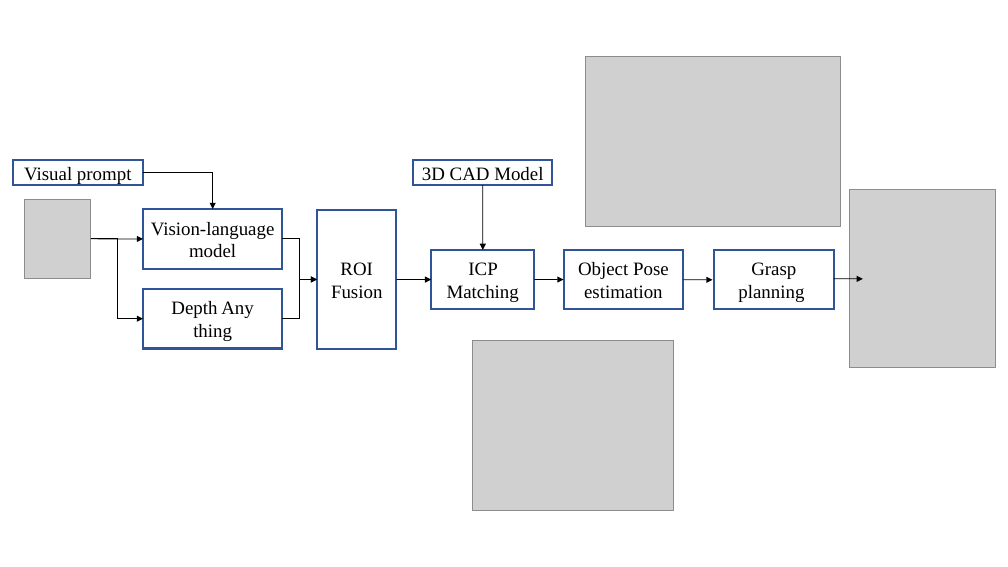
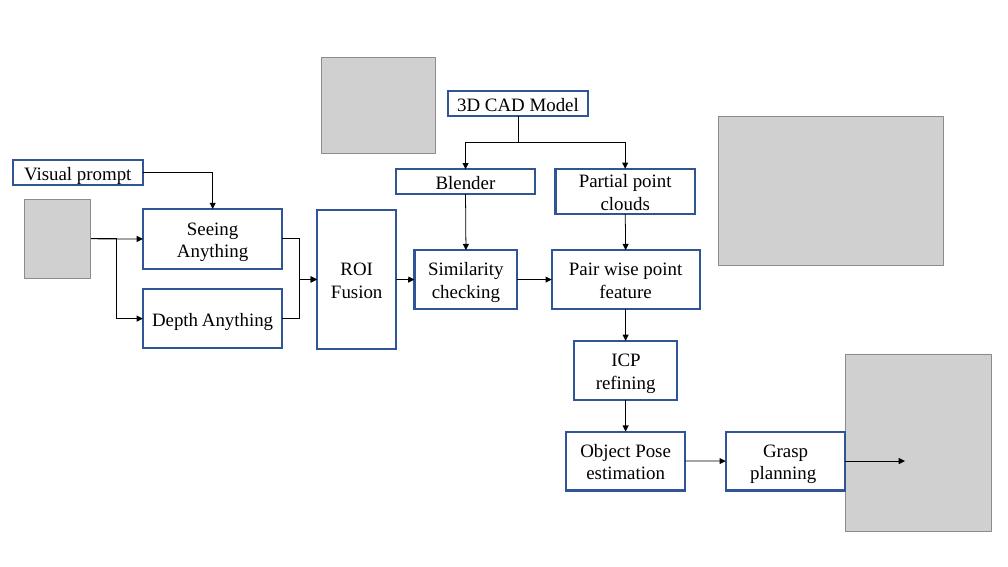
Before and after one commit to ThinhPham24/Pose-Estimation-Digital-Twin, a slide deck: slide 1 of Assets/Presentation1.pptx. Drawn at 1008x567 pixels with LibreOffice and Linux fonts; fonts in the diff are those of the drawing; grey boxes stand for pictures. Boxes give left, top, right and bottom in pixels: in the first picture for what was removed or moved away, otherwise in the second. Text is boxed around its words. In the diff, an @@ line names an element or a change of style, - is before the commit and + after.

Commit message:
Add v4 main code - vision_ros

```diff
--- a/Assets/Presentation1.pptx
+++ b/Assets/Presentation1.pptx
@@ picture: place and size @@
-picture at (473, 340, 674, 510)
+picture at (322, 58, 436, 154)
@@ rectangle "3D CAD Model": place and size @@
-rectangle "3D CAD Model" at (413, 160, 552, 185)
+rectangle "3D CAD Model" at (448, 91, 588, 116)
@@ picture: place and size @@
-picture at (586, 57, 841, 227)
+picture at (718, 116, 943, 265)
@@ text in rectangle at (177, 222, 248, 261): text changed @@
-Vision-language model
+Seeing Anything
@@ group removed at (396, 185, 864, 309): 5 freeform shapes, 1 rectangle @@
-ICP Matching
@@ text in rectangle at (152, 313, 273, 330): spaces changed @@
-Depth Any thing
+Depth Anything
@@ picture: place and size @@
-picture at (850, 190, 996, 368)
+picture at (845, 354, 991, 532)
@@ rectangle "Object Pose estimation": place and size @@
-rectangle "Object Pose estimation" at (564, 250, 684, 309)
+rectangle "Object Pose estimation" at (566, 432, 686, 491)
@@ rectangle "Grasp planning": place and size @@
-rectangle "Grasp planning" at (715, 250, 834, 309)
+rectangle "Grasp planning" at (726, 432, 845, 491)
@@ group added at (396, 116, 905, 461): 8 arrows, 5 rectangles, 2 elbow arrows @@
+ICP refining
+Blender
+Partial point clouds
+Similarity checking
+Pair wise point feature
```
Also in this commit, not shown: 35 other files.
